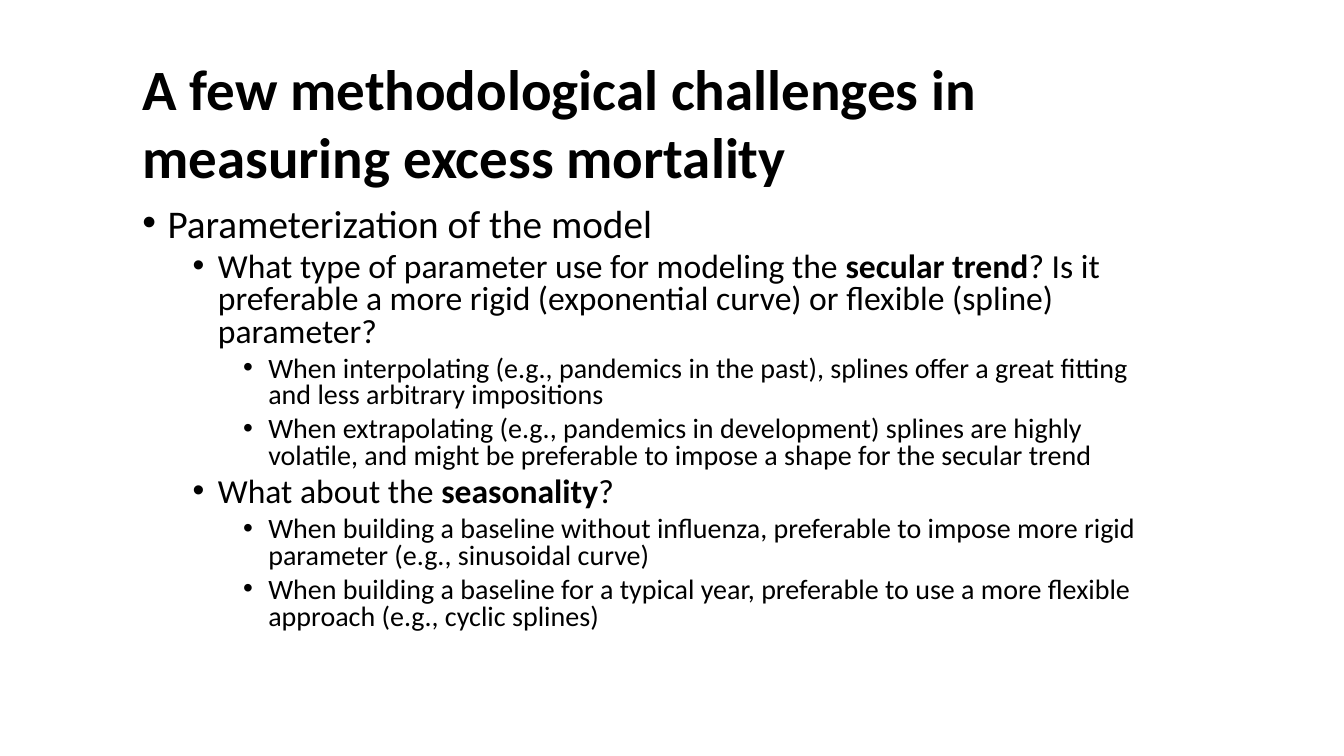
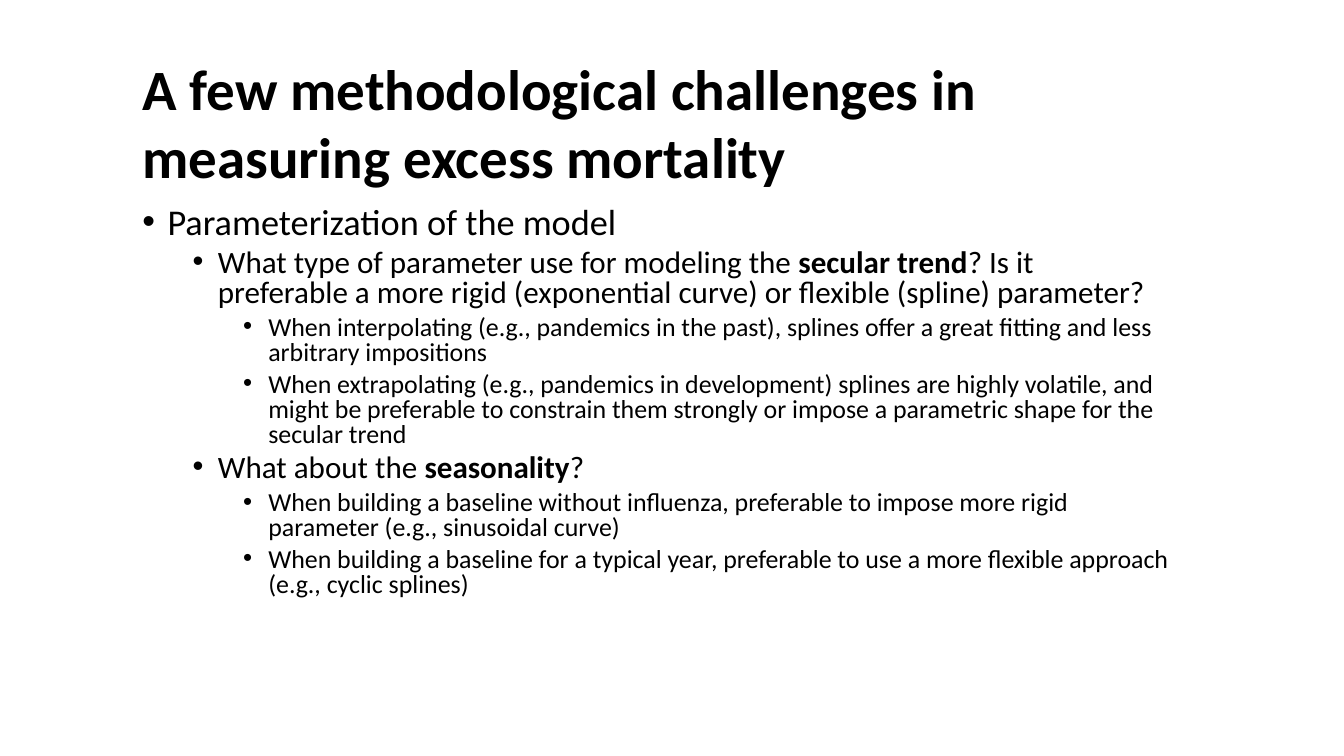
Before and after one commit to kikeacosta/edsd23_apc, a slide deck: slide 18 of slides/04_excess_mortality.pptx (slide 17 before the commit). Drawn at 1344x756 pixels with LibreOffice and Linux fonts; fonts in the diff are those of the drawing. Boxes give left, top, right and bottom in pixels: in the first picture for what was removed or moved away, otherwise in the second. Text is boxed around its words. In the diff, an @@ line names an element or a change of style, - is before the commit and + after.

```diff
--- a/slides/04_excess_mortality.pptx
+++ b/slides/04_excess_mortality.pptx
@@ text at (x1=168, y1=209, x2=1168, y2=598): size 28 to 25.9 pt in "Parameterization of the model"; size 24 to 22.2 pt in "What type of parameter use for modeling ...", "What about the seasonality?"; size 20 to 18.5 pt in "When interpolating (e.g., pandemics in the past), ...", "When building a baseline without influenza, preferable ...", "When building a baseline for a typical ..." @@
@@ text at (x1=268, y1=374, x2=1153, y2=444): text changed; size 20 to 18.5 pt @@
-    • When extrapolating (e.g., pandemics in development) splines are highly volatile, and might be preferable to impose a shape for the secular trend
+    • When extrapolating (e.g., pandemics in development) splines are highly volatile, and might be preferable to constrain them strongly or impose a parametric shape for the secular trend
```
Also in this commit, not shown: 4 other slides changed, 2 slides added, 3 other files.
